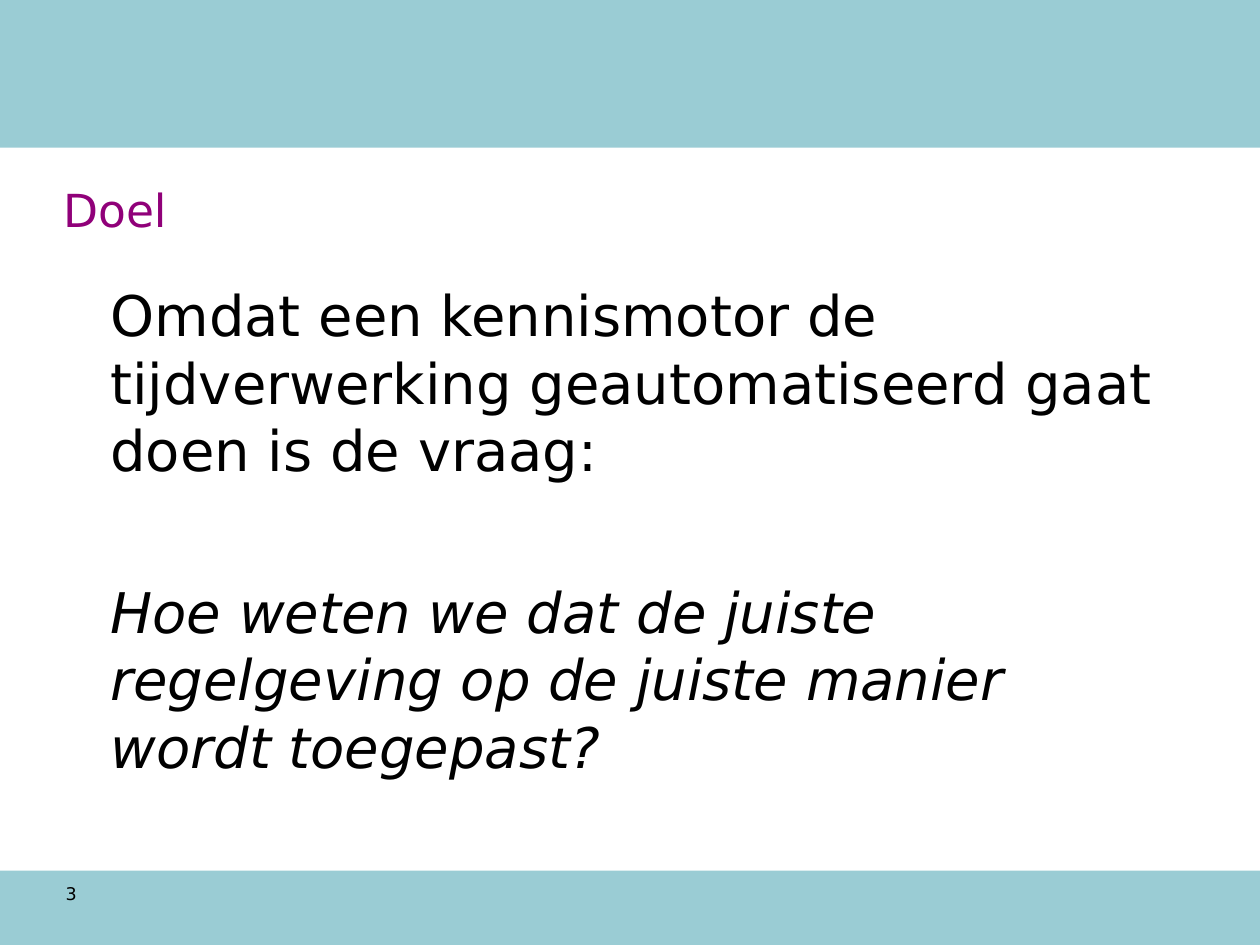
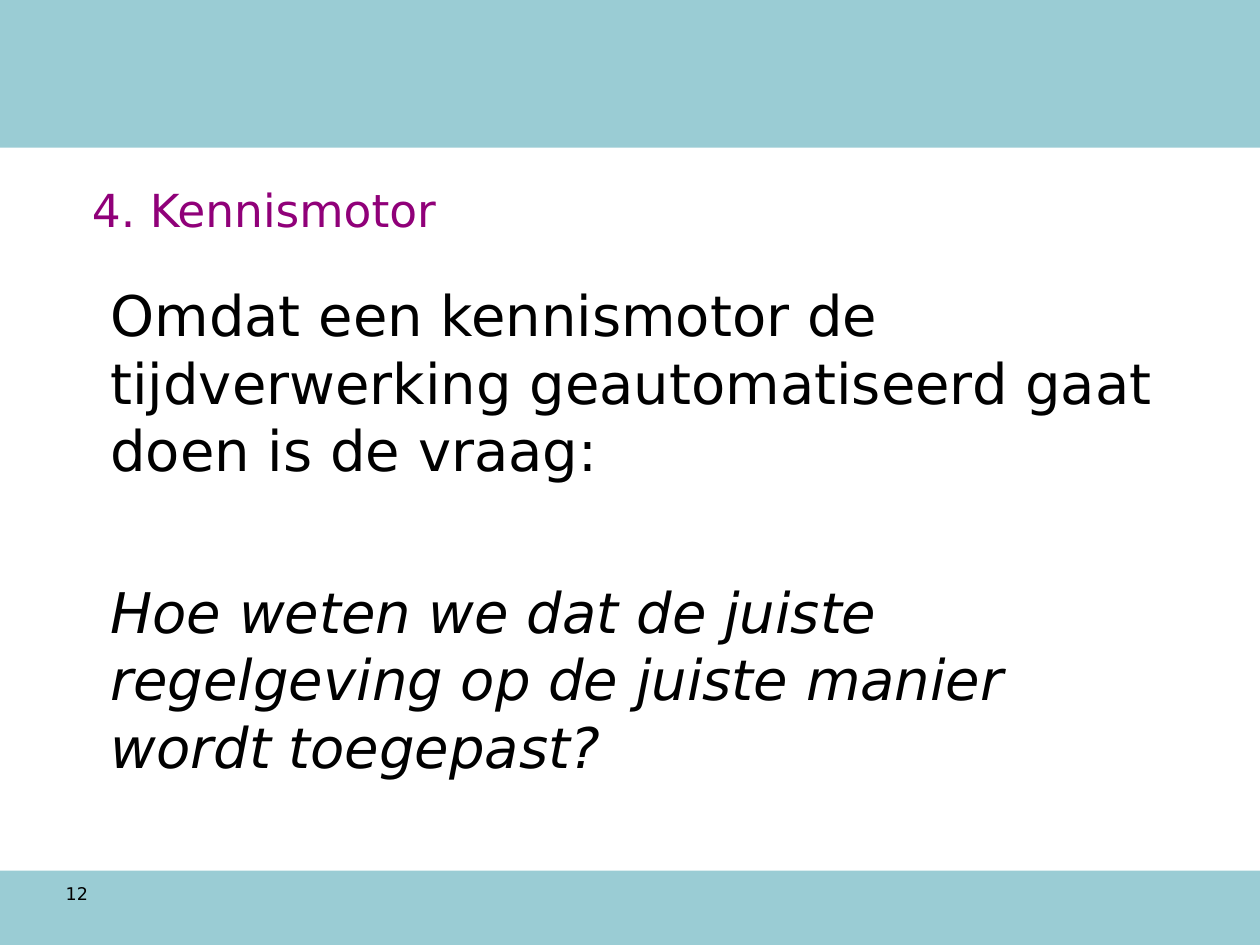
Before and after one commit to AmpersandTarski/ampersand-models, a slide deck: slide 12 of NVWA DTV/werkdocumenten/TO 12 augustus.ppt (slide 3 before the commit). Drawn at 1260x945 pixels with LibreOffice and Linux fonts; fonts in the diff are those of the drawing; background and template pictures are left out. Boxes give left, top, right and bottom in pixels: in the first picture for what was removed or moved away, otherwise in the second. Text is boxed around its words. In the diff, an @@ line names an element or a change of style, - is before the commit and + after.

```diff
--- a/NVWA DTV/werkdocumenten/TO 12 augustus.ppt
+++ b/NVWA DTV/werkdocumenten/TO 12 augustus.ppt
@@ title at box(92, 192, 436, 228): text changed @@
-Doel
+4. Kennismotor
@@ page number at box(66, 887, 88, 900): text changed @@
-3
+12
```
Also in this commit, not shown: 11 other slides changed, 24 slides added, 6 slides removed, 1 other file.
